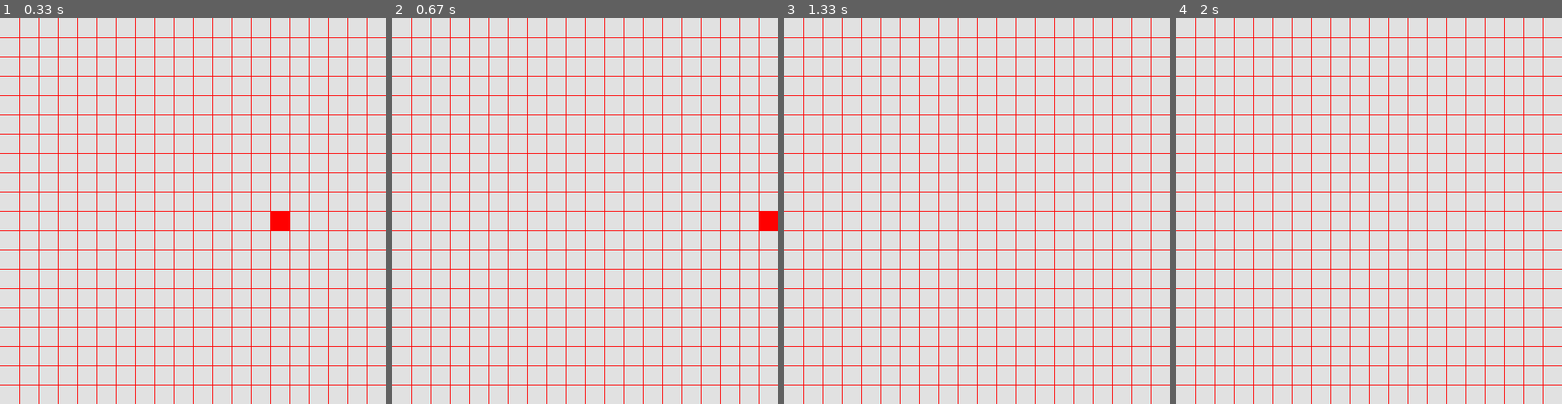
Above: before the commit, frames 1-4 (left to right).
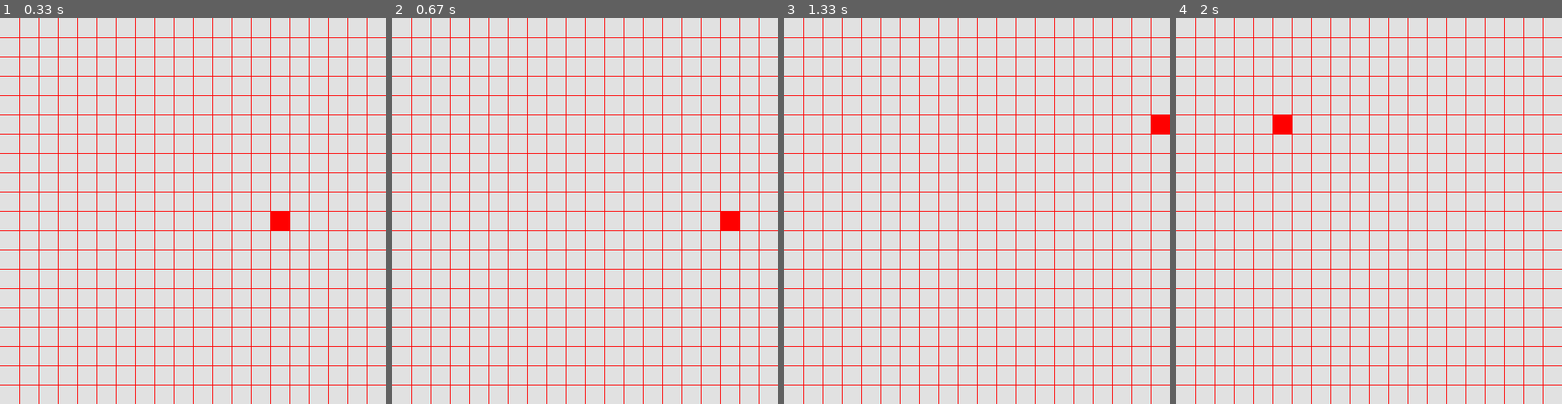
Above: after the commit, the same moments.

Repository: zbarnes-wtamu/snake
Game: pygame game, started from snake.py
Same seed, same stepped clock (60 frames per second), same inputs: the game is played once before the commit and once after it.
Inputs:
- Up to frame 1 (0.33 s): no input
- Up to frame 2 (0.67 s): hold Right from 0.33 s (still down)
- Up to frame 3 (1.33 s): release Right at 0.8 s; hold Up 0.83-1.3 s
- Up to frame 4 (2 s): hold Right 1.33-1.8 s; hold Left from 1.83 s (still down)

Frame 1 is identical in both runs. In frame 2, 0.5% of the frame differs, in the area x 85-100%, y 50-55%; in frame 3, 0.2%; in frame 4, 0.2%.

Commit message:
Added keyboard input

Diff:
--- a/snake.py
+++ b/snake.py
@@ -44,15 +44,25 @@
         self._x += self._xV
         self._y += self._yV
 
-        if self._x >= 20:
+        if self._x > 19:
             self._x = 0
-        if self._x <= 0:
-            self._x = 20
+        if self._x < 0:
+            self._x = 19
 
-        if self._y > 20:
-            self._y = 1
+        if self._y > 19:
+            self._y = 0
         if self._y < 0:
-            self._y = 20
+            self._y = 19
+
+    def dir_up(self):
+        if self._yV != 1:   # if not going down
+            self._yV = -1   # go up
+            self._xV = 0
+
+    def dir_right(self):
+        if self._xV != -1:  # if not going left
+            self._xV = 1    # go right
+            self._yV = 0
 
     def get_x(self):
         return self._x
@@ -60,26 +70,31 @@
         return self._y
 
 def main():
-    pygame.init()
-    board = Board()
-    window = pygame.display.set_mode((500,500))
-    pygame.display.set_caption("Snake")
-    fps = pygame.time.Clock()
-    snake = Snake()
-    running = True
-    x=0
+    pygame.init() # Initialize pygame
+    board = Board() # create board object
+    window = pygame.display.set_mode((500,500)) # create window 500x500
+    pygame.display.set_caption("Snake") # Window title is Snake
+    fps = pygame.time.Clock() # create clock object
+    snake = Snake() # create snake object
+    running = True # boolean for game loop
     while running:
         for event in pygame.event.get():
             if event.type == pygame.QUIT:
                 running = False
-        board.draw(window)
-        board.draw_square(window, snake)
-        snake.update_pos()
-        x+=1
-        if x > 20:
-            x = 1
-        pygame.display.flip()
-        fps.tick(14)
+        keys = pygame.key.get_pressed()  # This will give us a dictonary where each key has a value of 1 or 0. Where 1 is pressed and 0 is not pressed.
+        if keys[pygame.K_LEFT]: # We can check if a key is pressed like this
+            pass
+        if keys[pygame.K_RIGHT]:
+            snake.dir_right()
+        if keys[pygame.K_UP]:
+            snake.dir_up()
+        if keys[pygame.K_DOWN]:
+            pass
+        snake.update_pos() # update snake position
+        board.draw(window) # draw board to window
+        board.draw_square(window, snake) # draw snake to window
+        pygame.display.flip() # update the window
+        fps.tick(10) # max fps
 
 
 if __name__ == "__main__":
